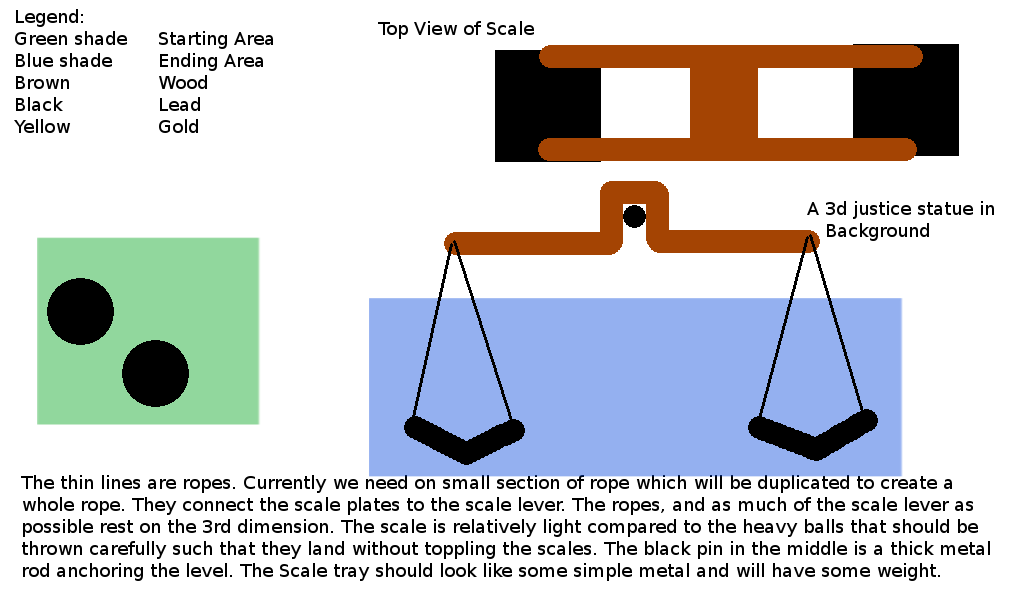
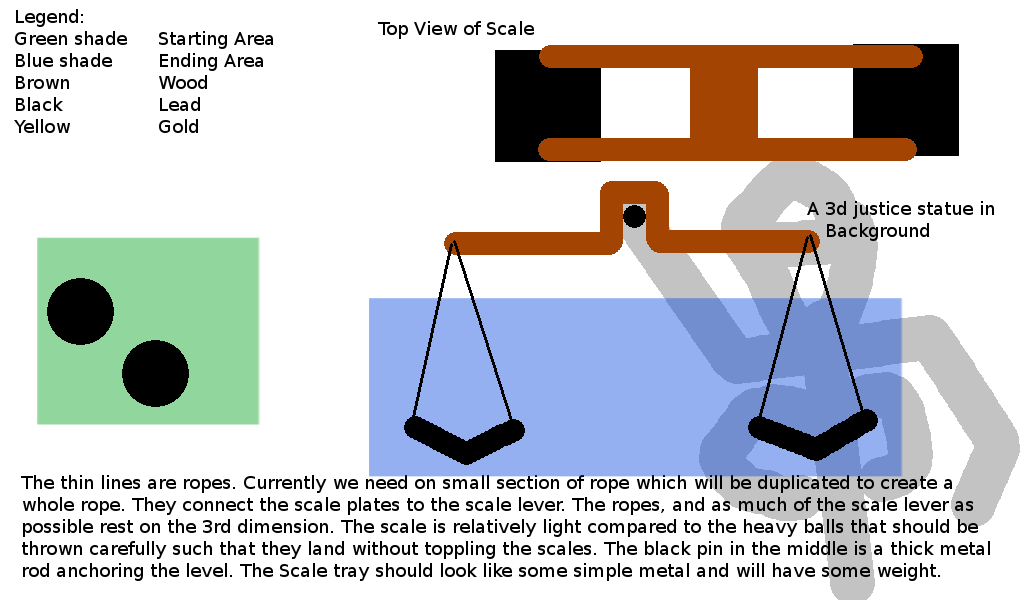
Layer changes from the first 1024px x 600px image to the second:
painted on "Background" over (623, 161, 1020, 600)
